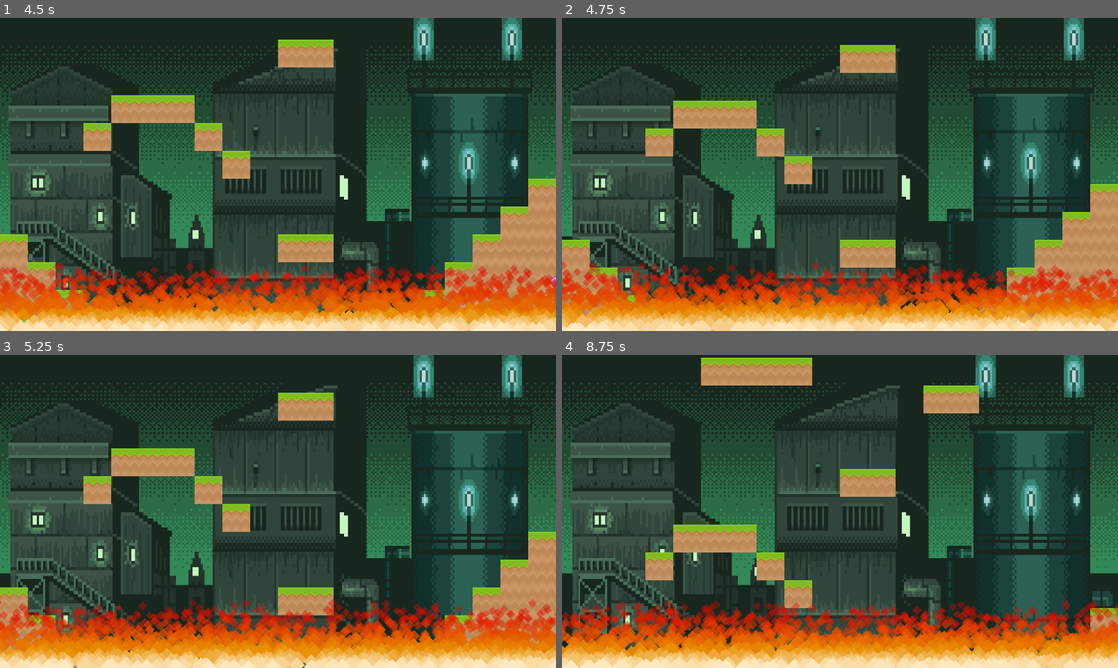
Above: before the commit, frames 1-4 (two rows, left to right).
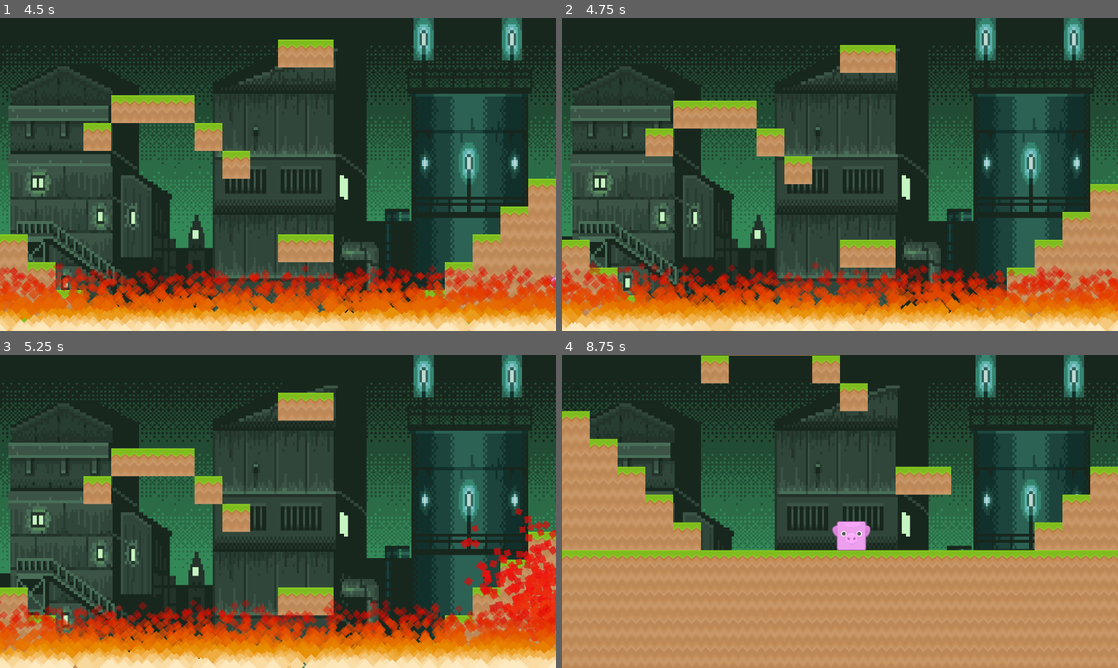
Above: after the commit, the same moments.

Repository: codeattack-medialab/AlwaysGoUp
Game: Godot game, scene res://Start.tscn
Same seed, same stepped clock (60 frames per second), same inputs: the game is played once before the commit and once after it.
Inputs:
- Up to frame 1 (4.5 s): hold Right (move_right) 0.53-2.03 s; tap Up (jump) at 0.77, 1.52, 3.02, 3.77 s; hold Left (move_left) 2.03-2.78 s; hold Right (move_right) 2.78-4.28 s; hold Left (move_left) from 4.28 s (still down)
- Up to frame 2 (4.75 s): keep holding Left (move_left); tap Up (jump) at 4.52 s
- Up to frame 3 (5.25 s): release Left (move_left) at 5.03 s; hold Right (move_right) from 5.03 s (still down)
- Up to frame 4 (8.75 s): release Right (move_right) at 5.78 s; hold Left (move_left) 5.78-7.28 s; tap Up (jump) at 6.02, 6.77, 7.52 s; hold Right (move_right) from 7.28 s (still down)

Frame 1 is identical in both runs. In frame 2, less than 0.1% of the frame differs, in the area x 96-100%, y 83-94%; in frame 3, 2.6%; in frame 4, 52%, in the area x 0-100%, y 0-100%.

Commit message:
Dead of the character and scene transition
Character can dead now.
Global scene removed and Global.gd script is transformed into a singleton.
Scene transition is handled by Global.gd

Diff:
--- a/Character.tscn
+++ b/Character.tscn
@@ -80,6 +80,71 @@
 "update": 0,
 "values": [ Vector2( 0, 0 ), Vector2( 0, 33 ), Vector2( 0, 0 ) ]
 }
+
+[sub_resource type="Gradient" id=4]
+
+offsets = PoolRealArray( 0, 0.16568, 0.615385, 1 )
+colors = PoolColorArray( 0.917969, 0.384579, 0.0645447, 1, 0.941406, 0.0514832, 0.0514832, 0.734824, 0.226562, 0.0327454, 0.0327454, 0.469608, 0.875, 0.0922852, 0.0922852, 0 )
+
+[sub_resource type="GradientTexture" id=5]
+
+flags = 4
+gradient = SubResource( 4 )
+width = 2048
+
+[sub_resource type="Curve" id=6]
+
+min_value = 0.0
+max_value = 1.0
+bake_resolution = 100
+_data = [ Vector2( 0, 1 ), 0.0, 0.0, 0, 0, Vector2( 0.400844, 0.607422 ), -0.566681, -0.566681, 0, 0, Vector2( 1, 0.25293 ), 0.0, 0.0, 0, 0 ]
+
+[sub_resource type="CurveTexture" id=7]
+
+flags = 4
+width = 2048
+curve = SubResource( 6 )
+
+[sub_resource type="ParticlesMaterial" id=8]
+
+render_priority = 0
+trail_divisor = 1
+emission_shape = 2
+emission_box_extents = Vector3( 1, 32, 1 )
+flag_align_y = false
+flag_rotate_y = false
+flag_disable_z = true
+spread = 40.0
+flatness = 0.0
+gravity = Vector3( -300, 0, 0 )
+initial_velocity = 700.0
+initial_velocity_random = 0.5
+angular_velocity = 100.0
+angular_velocity_random = 0.6
+orbit_velocity = 0.0
+orbit_velocity_random = 0.0
+linear_accel = -100.0
+linear_accel_random = 0.2
+radial_accel = 0.0
+radial_accel_random = 0.0
+tangential_accel = 0.0
+tangential_accel_random = 0.0
+damping = 0.0
+damping_random = 0.0
+angle = 0.0
+angle_random = 0.0
+scale = 20.0
+scale_random = 0.2
+scale_curve = SubResource( 7 )
+color_ramp = SubResource( 5 )
+hue_variation = 0.0
+hue_variation_random = 0.0
+anim_speed = 0.0
+anim_speed_random = 0.0
+anim_offset = 0.0
+anim_offset_random = 0.0
+anim_loop = false
+_sections_unfolded = [ "Angular Velocity", "Color", "Gravity", "Hue Variation", "Initial Velocity", "Linear Accel", "Scale", "Spread" ]
 
 [node name="Character" type="KinematicBody2D"]
 
@@ -155,3 +220,35 @@
 anims/jump = SubResource( 2 )
 anims/landing = SubResource( 3 )
 blend_times = [  ]
+
+[node name="Death" type="Particles2D" parent="." index="5"]
+
+rotation = -1.5708
+emitting = false
+amount = 500
+lifetime = 3.0
+one_shot = true
+preprocess = 0.0
+speed_scale = 1.0
+explosiveness = 0.85
+randomness = 0.0
+fixed_fps = 0
+fract_delta = true
+visibility_rect = Rect2( -100, -100, 2000, 200 )
+local_coords = true
+draw_order = 0
+process_material = SubResource( 8 )
+texture = null
+normal_map = null
+h_frames = 1
+v_frames = 1
+_sections_unfolded = [ "Drawing", "Process Material", "Time", "Transform" ]
+
+[node name="EndTimer" type="Timer" parent="." index="6"]
+
+process_mode = 1
+wait_time = 4.0
+one_shot = true
+autostart = false
+
+[connection signal="timeout" from="EndTimer" to="." method="_on_end_timeout"]
--- a/Global.gd
+++ b/Global.gd
@@ -1,4 +1,16 @@
 extends Node
 
+var current_scene
+
 func _ready():
-	pass
+	var root = get_tree().get_root()
+	current_scene = root.get_child(root.get_child_count() - 1)
+
+func go_to_scene(new_scene):
+	call_deferred("_deferred_go_to_scene", new_scene)
+
+func _deferred_go_to_scene(new_scene):
+	current_scene.free()
+	current_scene = load(new_scene).instance()
+	get_tree().get_root().add_child(current_scene)
+	get_tree().set_current_scene(current_scene)
--- a/Global.tscn
+++ /dev/null
@@ -1,7 +0,0 @@
-[gd_scene load_steps=2 format=2]
-
-[ext_resource path="res://Global.gd" type="Script" id=1]
-
-[node name="Global" type="Node"]
-
-script = ExtResource( 1 )
--- a/character.gd
+++ b/character.gd
@@ -8,13 +8,26 @@
 var on_air_time = 0
 var landing = 0
 var dead_zone = 100000
+var dead = false
 
 var velocity = Vector2()
 
 func _process(delta):
 	$Camera.limit_bottom = dead_zone
 
+	if dead:
+		position.y = dead_zone
+		return
+	if position.y > dead_zone:
+		dead = true
+		$Sprites.visible = false
+		$Death.emitting = true
+		$EndTimer.start()
+
 func _physics_process(delta):
+	if dead:
+		return
+
 	velocity.x = 0
 	velocity.y += gravity
 
@@ -48,3 +61,6 @@
 func jump_pad_kick(force):
 	velocity.y = -force
 	$Anim.play("jump")
+
+func _on_end_timeout():
+	Global.go_to_scene("res://Start.tscn")
--- a/project.godot
+++ b/project.godot
@@ -13,6 +13,10 @@
 config/name="Always Go Up"
 run/main_scene="res://Start.tscn"
 config/icon="res://icon.png"
+
+[autoload]
+
+Global="*res://Global.gd"
 
 [display]
 
Not shown: 1 places in Character.tscn that only renumber resources
